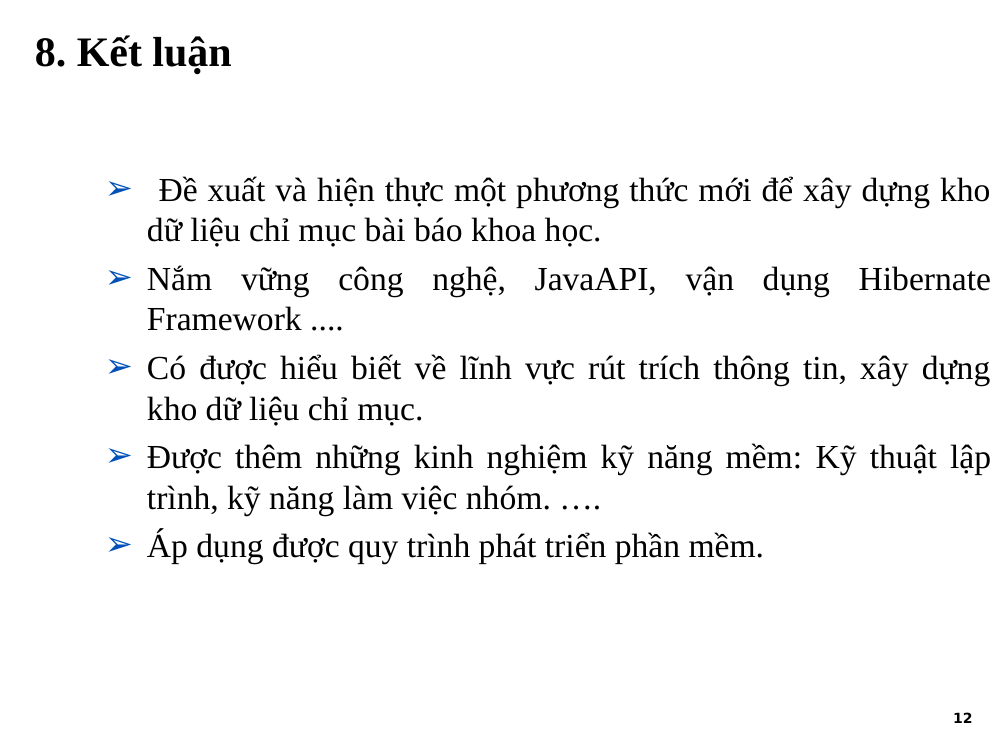
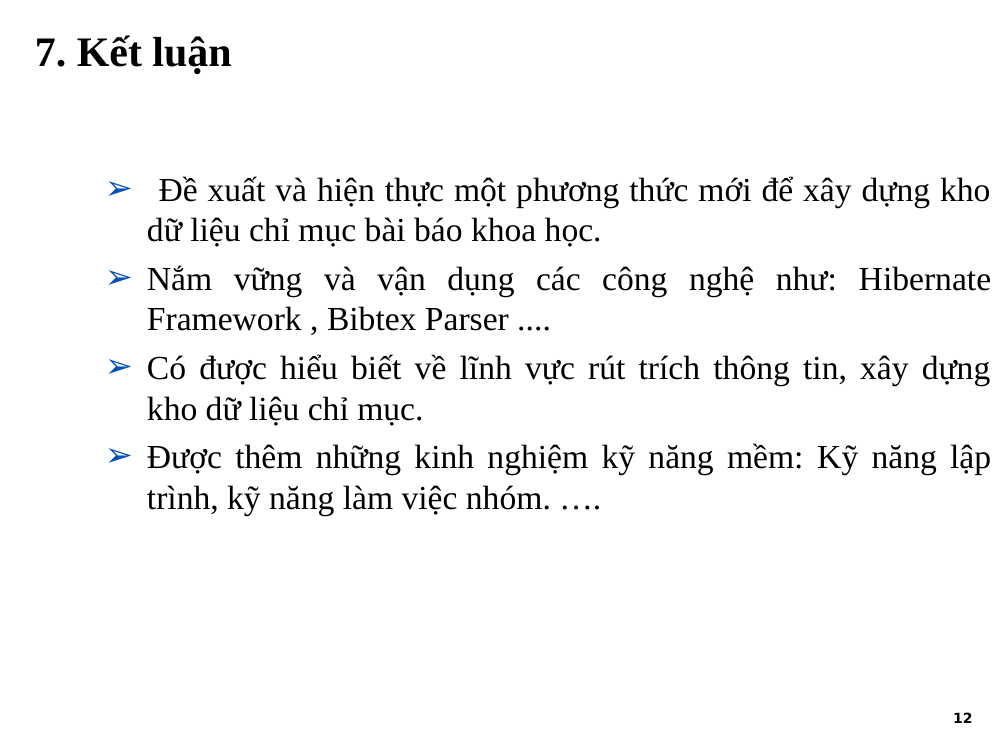
Before and after one commit to tiendv/detaitotnghiep, a slide deck: slide 12 of Report/Slide Baove/Final_slide.ppt. Drawn at 1008x756 pixels with LibreOffice and Linux fonts; fonts in the diff are those of the drawing; background and template pictures are left out. Boxes give left, top, right and bottom in pixels: in the first picture for what was removed or moved away, otherwise in the second. Text is boxed around its words. In the diff, an @@ line names an element or a change of style, - is before the commit and + after.

```diff
--- a/Report/Slide Baove/Final_slide.ppt
+++ b/Report/Slide Baove/Final_slide.ppt
@@ title at (x1=35, y1=35, x2=231, y2=74): text changed @@
-8. Kết luận
+7. Kết luận
@@ text at (x1=147, y1=265, x2=991, y2=331): text changed @@
-  ➢ Nắm vững công nghệ, JavaAPI, vận dụng Hibernate Framework ....
+  ➢ Nắm vững và vận dụng các công nghệ như: Hibernate Framework , Bibtex Parser ....
@@ text at (x1=147, y1=443, x2=991, y2=515): text changed @@
-  ➢ Được thêm những kinh nghiệm kỹ năng mềm: Kỹ thuật lập trình, kỹ năng làm việc nhóm. ….
-  ➢ Áp dụng được quy trình phát triển phần mềm.
+  ➢ Được thêm những kinh nghiệm kỹ năng mềm: Kỹ năng lập trình, kỹ năng làm việc nhóm. ….
```
Also in this commit, not shown: 7 other slides changed.
